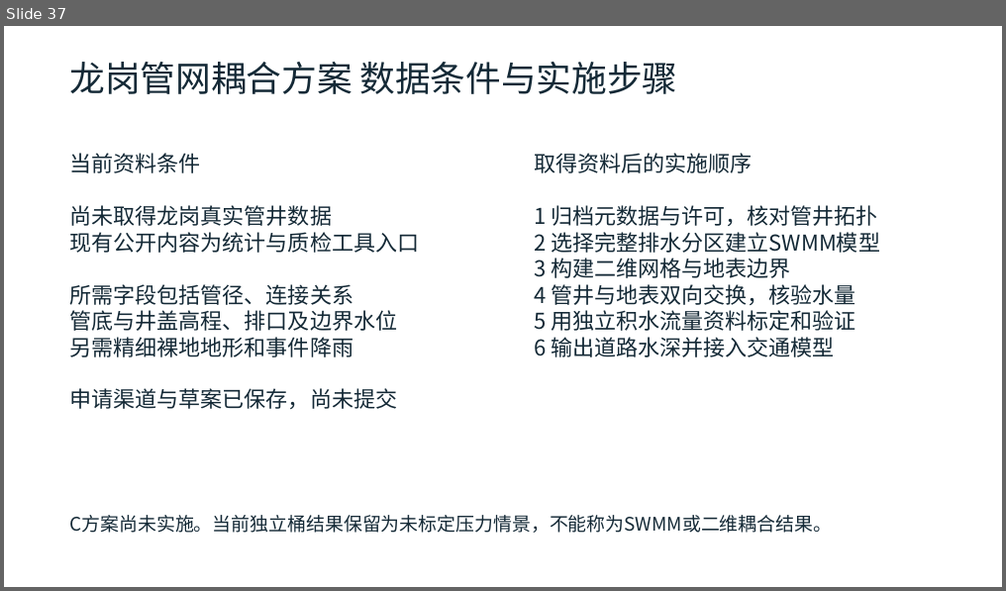
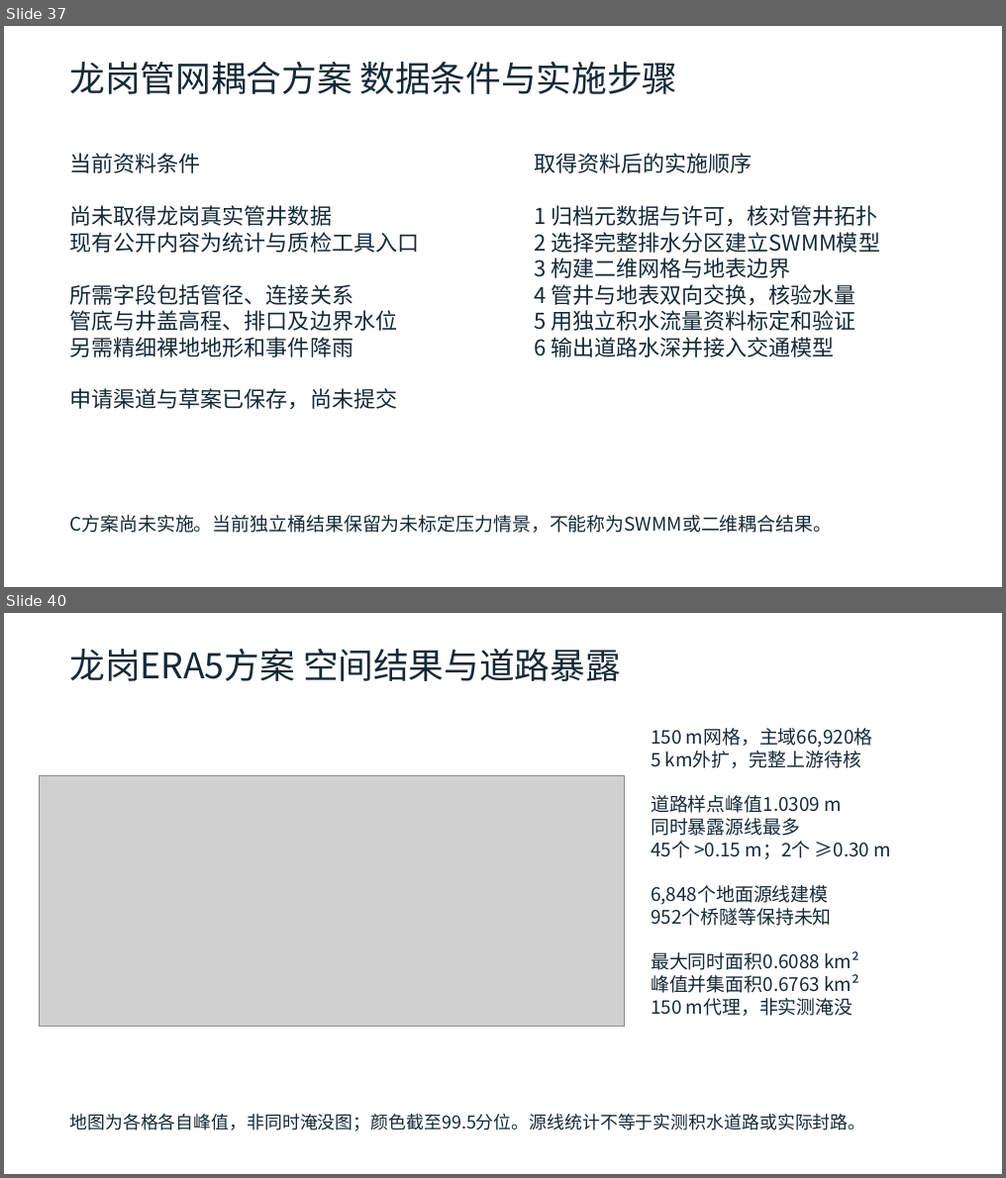
Before and after one commit to zhzhzh666/jiaotong, a slide deck: docs/deliverables/开题与阶段进展汇报.pptx. Shown one above the other, each under a label of ours: slide 37 before the commit, slides 37 and 40 after it; the slides between them are not shown. The pictures are 1006x591 and 1006x1178 pixels, drawn with LibreOffice and Linux fonts; fonts in the diff are those of the drawing; grey boxes stand for pictures. Boxes give left, top, right and bottom in pixels: in the first picture for what was removed or moved away, otherwise in the second. Text is boxed around its words. In the diff, an @@ line names an element or a change of style, - is before the commit and + after.

```diff
--- a/docs/deliverables/开题与阶段进展汇报.pptx
+++ b/docs/deliverables/开题与阶段进展汇报.pptx
@@ slide 40 added at box(4, 613, 1002, 1174), background #FFFFFF @@
@@ text added at box(69, 649, 621, 681), 34 pt, text #142936 @@
+龙岗ERA5方案 空间结果与道路暴露
@@ text added at box(650, 728, 892, 1016), 18 pt, text #142936 @@
+150 m网格，主域66,920格
+5 km外扩，完整上游待核
+道路样点峰值1.0309 m
+同时暴露源线最多
+45个 >0.15 m；2个 ≥0.30 m
+6,848个地面源线建模
+952个桥隧等保持未知
+最大同时面积0.6088 km²
+峰值并集面积0.6763 km²
+150 m代理，非实测淹没
@@ picture added at box(40, 776, 624, 1027) @@
@@ text added at box(69, 1114, 865, 1132), 17 pt, text #142936 @@
+地图为各格各自峰值，非同时淹没图；颜色截至99.5分位。源线统计不等于实测积水道路或实际封路。
```
Also in this commit, not shown: 9 slides changed, 3 other slides added, 16 other files.
